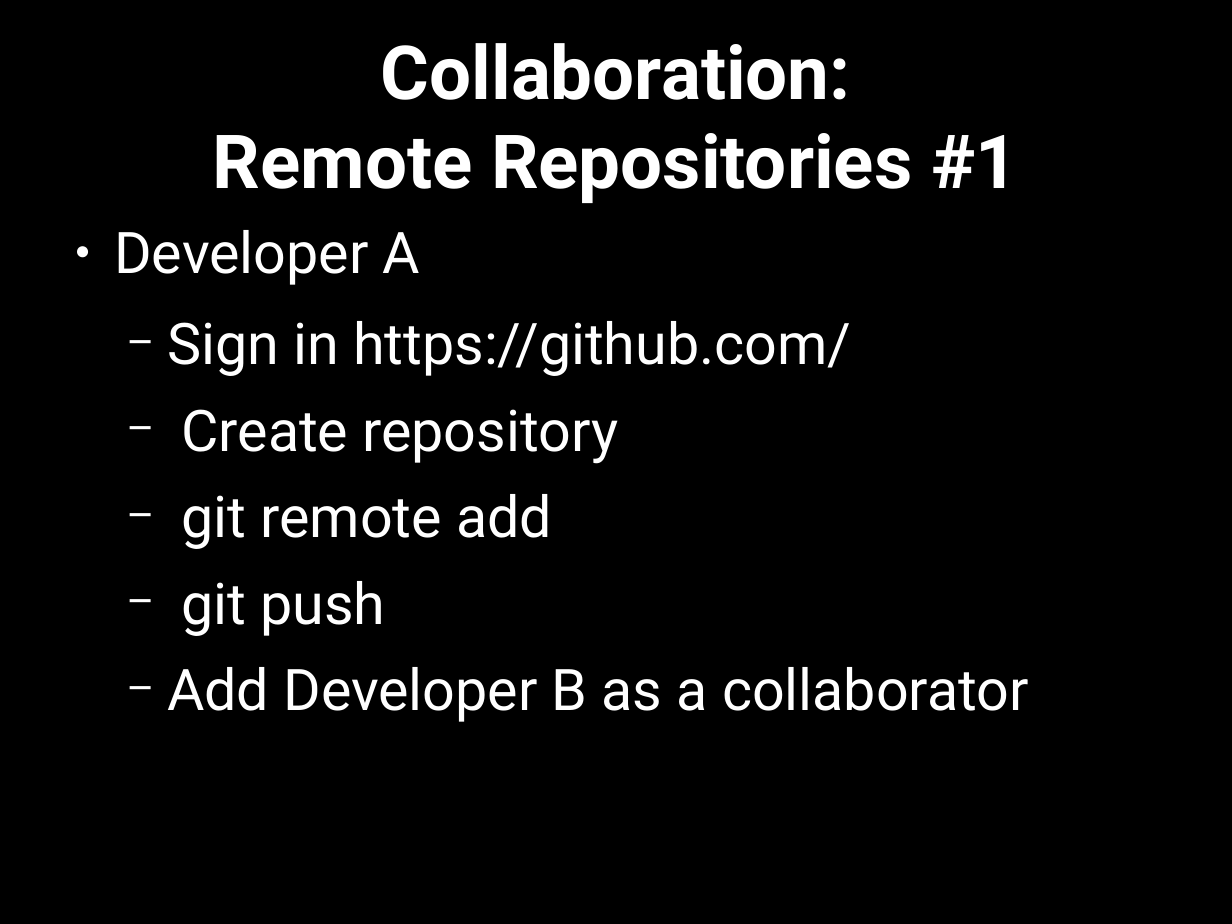
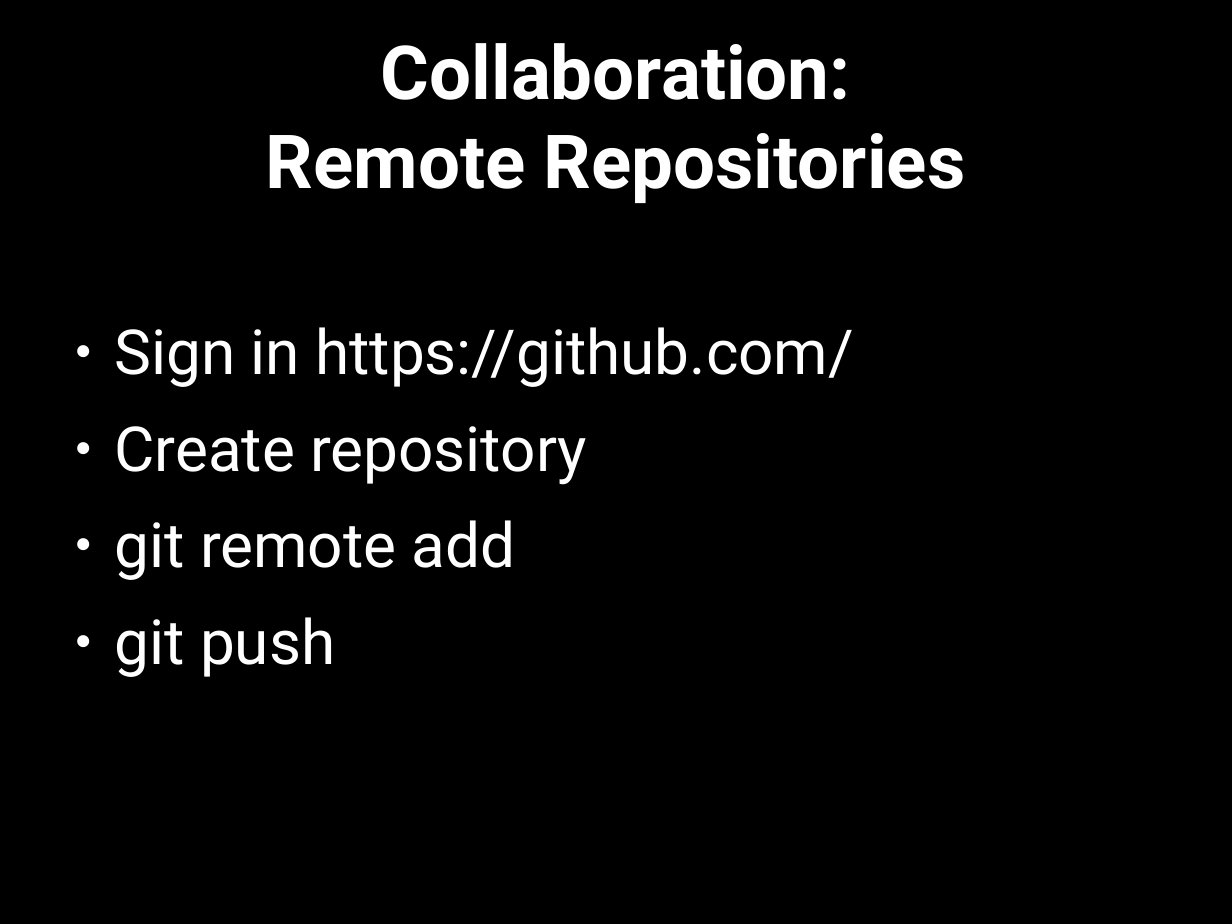
Before and after one commit to softwaresaved/2020-04-30-ramp-swc, a slide deck: slide 21 of novice/git/version-control-with-git-slides.odp (slide 22 before the commit). Drawn at 1232x924 pixels with LibreOffice and Linux fonts; fonts in the diff are those of the drawing. Boxes give left, top, right and bottom in pixels: in the first picture for what was removed or moved away, otherwise in the second. Text is boxed around its words. In the diff, an @@ line names an element or a change of style, - is before the commit and + after.

```diff
--- a/novice/git/version-control-with-git-slides.odp
+++ b/novice/git/version-control-with-git-slides.odp
@@ title at [266, 43, 965, 203]: text changed @@
-Collaboration:
-Remote Repositories #1
+Collaboration:
+Remote Repositories
@@ text "Sign in https://github.com/" at [114, 327, 854, 677]: size 37 to 40 pt; bullet − to ●; list level 2 to 1 in "Sign in https://github.com/"; list level 2 to 1 in "Create repository"; list level 2 to 1 in "git remote add"; list level 2 to 1 in "git push" @@
@@ text at [114, 230, 420, 285]: paragraph removed @@
-● Developer A
@@ text at [167, 667, 1028, 722]: paragraph removed @@
-  − Add Developer B as a collaborator
```
Also in this commit, not shown: 3 other slides changed, 5 slides removed, 10 other files.
